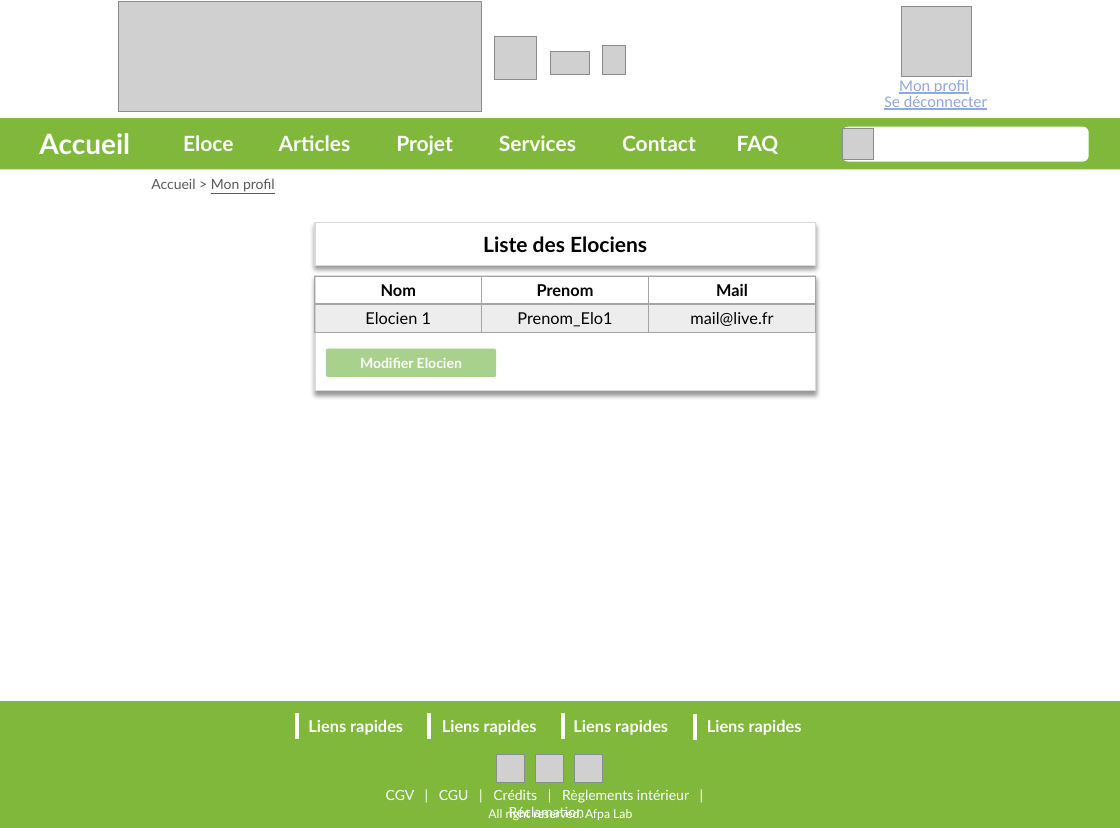
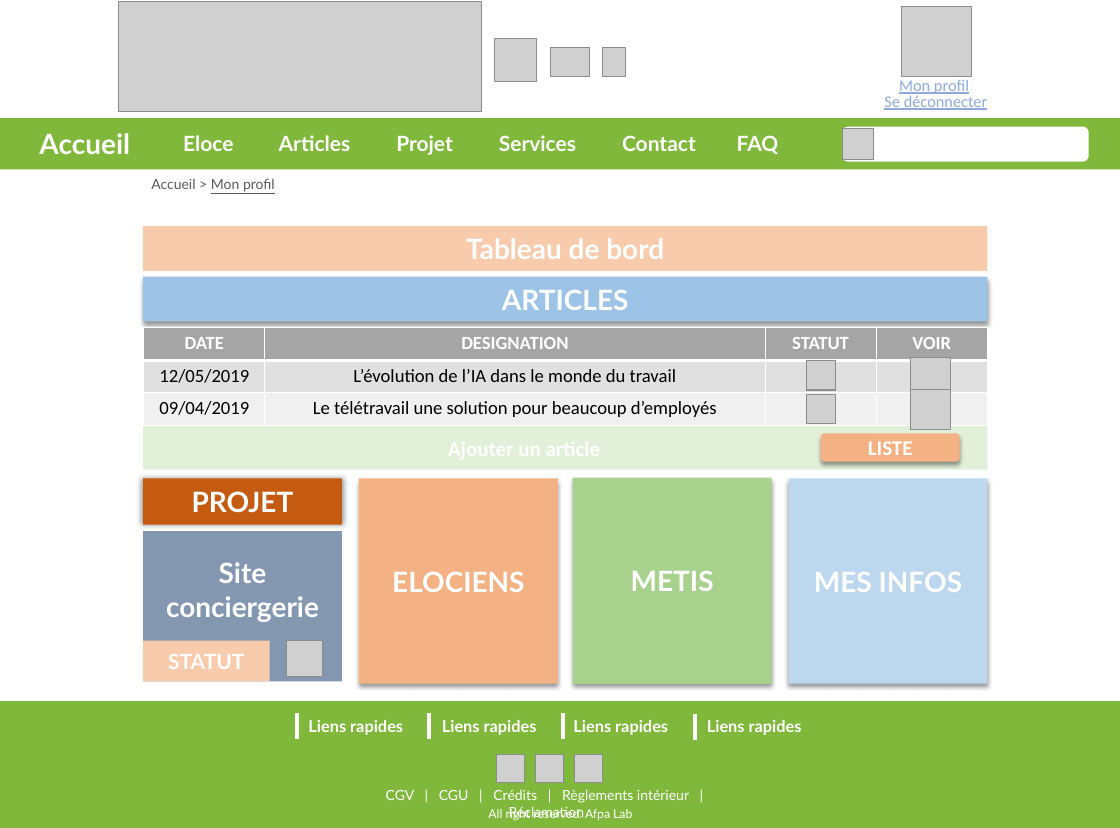
Before and after one commit to SAMTHP/TP_AFPAA, a slide deck: slide 4 of PROJET ELOCE/Mockup.pptx (slide 11 before the commit). Drawn at 1120x828 pixels with LibreOffice and Linux fonts; fonts in the diff are those of the drawing; grey boxes stand for pictures; background and template pictures are left out. Boxes give left, top, right and bottom in pixels: in the first picture for what was removed or moved away, otherwise in the second. Text is boxed around its words. In the diff, an @@ line names an element or a change of style, - is before the commit and + after.

```diff
--- a/PROJET ELOCE/Mockup.pptx
+++ b/PROJET ELOCE/Mockup.pptx
@@ rectangle added at box(143, 226, 987, 271), fill #F8CBAD, 24 pt, text #FFFFFF, bold @@
+Tableau de bord
@@ rectangle removed at box(315, 223, 816, 266) @@
-Liste des Elociens
@@ rectangle added at box(143, 277, 987, 322), fill #9DC3E6, 24 pt, text #FFFFFF, bold @@
+ARTICLES
@@ table removed at box(315, 276, 816, 333), 2 rows, 3 columns @@
-Nom | Prenom | Mail
-Elocien 1 | Prenom_Elo1 | mail@live.fr
@@ rectangle: place and size @@
-rectangle at box(315, 276, 816, 392)
+rectangle at box(143, 328, 987, 470)
@@ rectangle at box(143, 328, 987, 470): fill #FFFFFF to #E2F0D9; outline #D9D9D9 1 pt to none; shadow off @@
@@ table added at box(144, 329, 986, 426), 3 rows, 4 columns @@
+DATE | DESIGNATION | STATUT | VOIR
+12/05/2019 | L’évolution de l’IA dans le monde du travail |  | 
+09/04/2019 | Le télétravail une solution pour beaucoup d’employés |  | 
@@ rounded rectangle removed at box(326, 349, 497, 377) @@
-Modifier Elocien
@@ picture added at box(911, 357, 951, 397) @@
@@ picture added at box(807, 362, 836, 392) @@
@@ picture added at box(807, 360, 836, 390) @@
@@ picture added at box(807, 395, 836, 423) @@
@@ picture added at box(911, 390, 951, 430) @@
@@ text added at box(419, 432, 629, 466), 18 pt, text #FFFFFF, bold @@
+Ajouter un article
@@ rounded rectangle added at box(821, 434, 960, 462), fill #F4B183, 18 pt, text #FFFFFF, bold @@
+LISTE
@@ rectangle added at box(143, 479, 342, 525), fill #C55A11, 24 pt, text #FFFFFF, bold @@
+PROJET
@@ rectangle added at box(359, 479, 558, 685), fill #F4B183, 24 pt, text #FFFFFF, bold @@
+ELOCIENS
@@ rectangle added at box(573, 478, 772, 685), fill #A9D18E, 24 pt, text #FFFFFF, bold @@
+METIS
@@ rectangle added at box(789, 479, 988, 685), fill #BDD7EE, 24 pt, text #FFFFFF, bold @@
+MES INFOS
@@ rectangle added at box(143, 532, 342, 682), fill #8497B0, 24 pt, text #FFFFFF, bold @@
+Site conciergerie
@@ rectangle added at box(143, 641, 270, 682), fill #F8CBAD, 18 pt, text #FFFFFF, bold @@
+STATUT
@@ picture added at box(287, 641, 323, 677) @@
```
Also in this commit, not shown: 7 other slides changed, 4 slides added, 16 slides removed, 3 other files.
